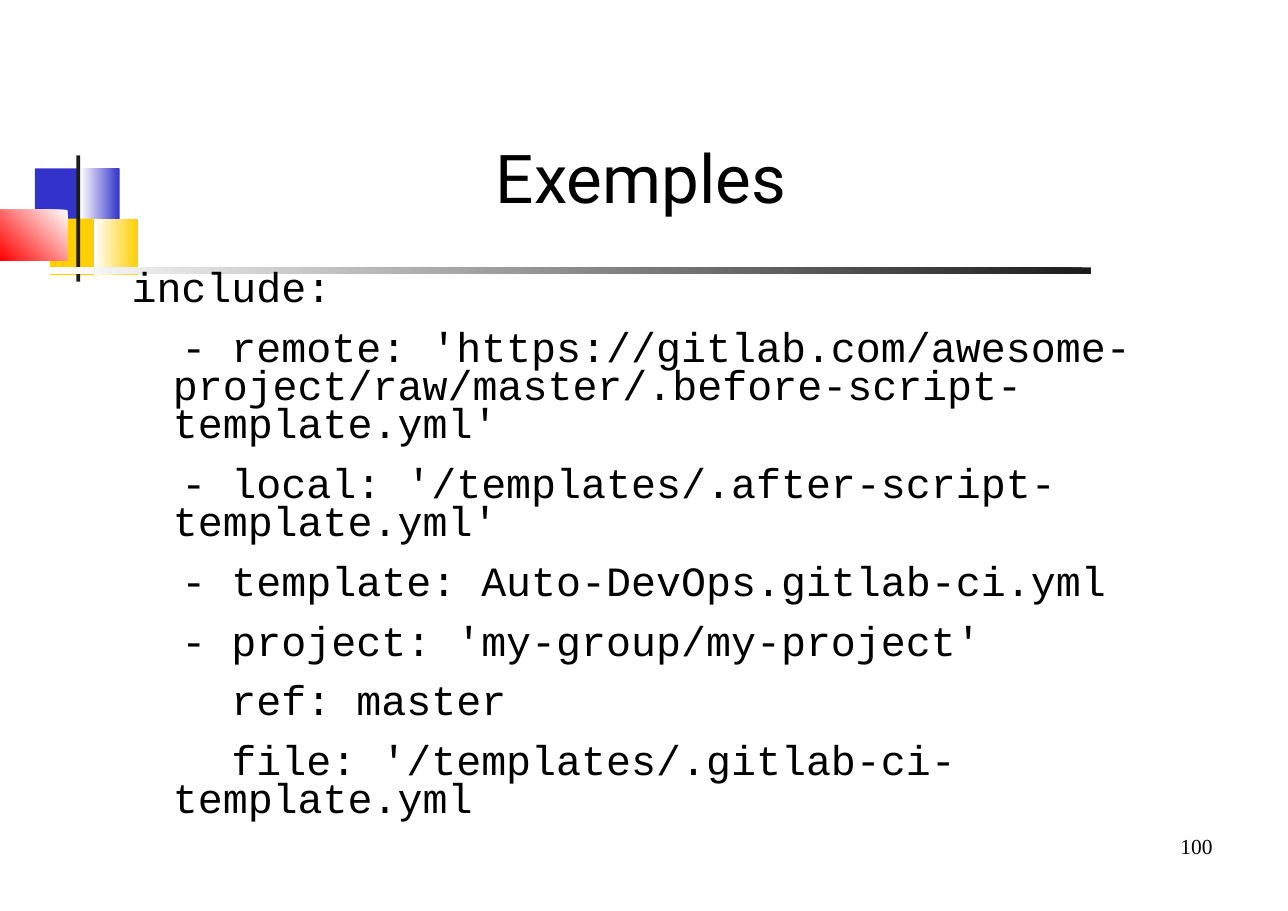
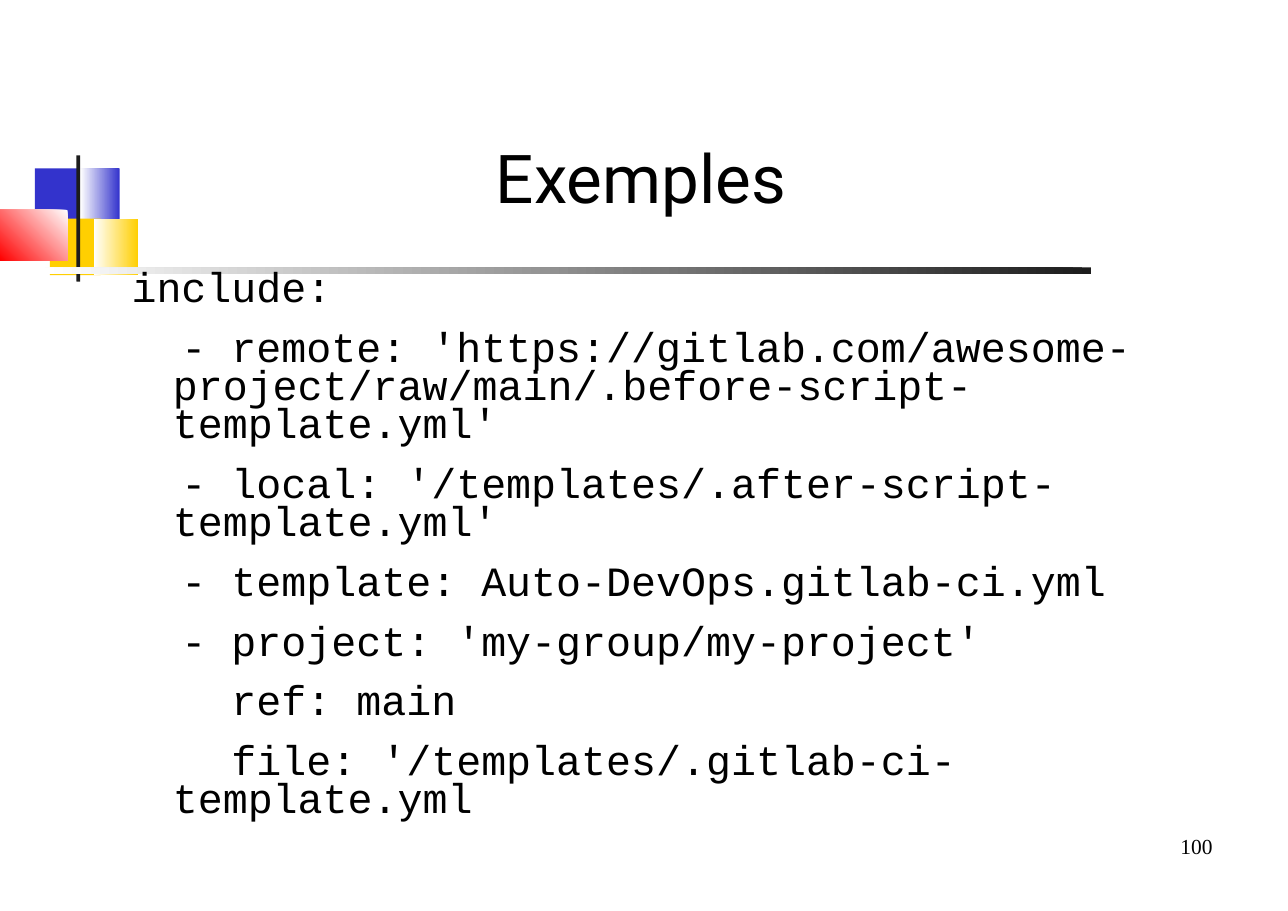
Before and after one commit to dthibau/gitlab, a slide deck: slide 100 of Gitlab.odp. Drawn at 1288x911 pixels with LibreOffice and Linux fonts; fonts in the diff are those of the drawing. Boxes give left, top, right and bottom in pixels: in the first picture for what was removed or moved away, otherwise in the second. Text is boxed around its words. In the diff, an @@ line names an element or a change of style, - is before the commit and + after.

```diff
--- a/Gitlab.odp
+++ b/Gitlab.odp
@@ text at (173, 332, 1130, 447): text changed @@
-- remote: 'https://gitlab.com/awesome-project/raw/master/.before-script-template.yml'
+- remote: 'https://gitlab.com/awesome-project/raw/main/.before-script-template.yml'
@@ text at (231, 685, 456, 716): text changed @@
-ref: master
+ref: main
```
Also in this commit, not shown: 22 other slides changed, 2 slides added, 65 slides removed, 1 other file.
